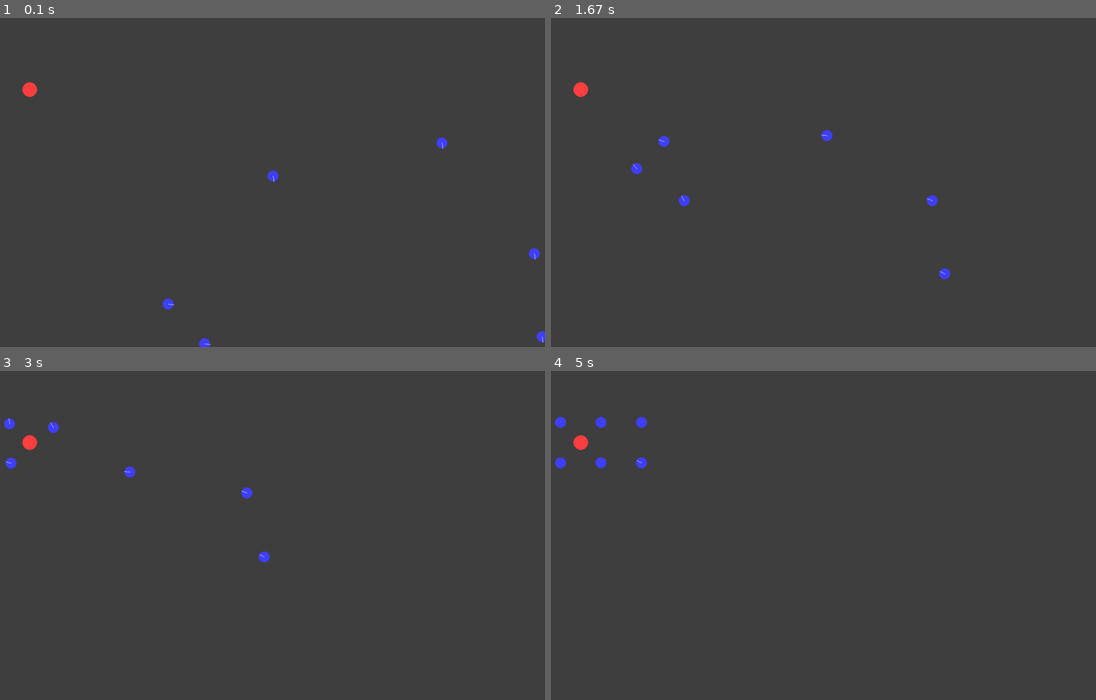
Above: before the commit, frames 1-4 (two rows, left to right).
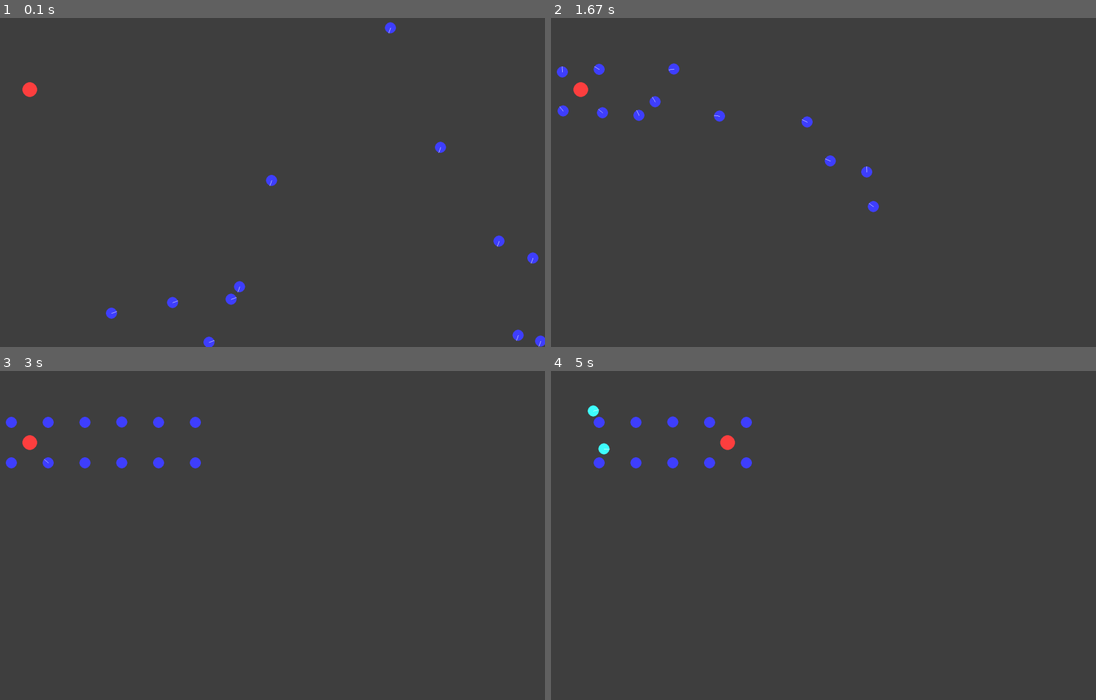
Above: after the commit, the same moments.

Repository: PierreSanson/Essaim_de_robots
Game: pygame game, started from code_2A/pygame/main.py
Same seed, same stepped clock (60 frames per second), same inputs: the game is played once before the commit and once after it.
Inputs:
- Up to frame 1 (0.1 s): no input
- Up to frame 2 (1.67 s): no input
- Up to frame 3 (3 s): no input
- Up to frame 4 (5 s): no input

The runs differ from the first frame. In frame 1, 0.7% of the frame differs, in the area x 19-100%, y 1-100%; in frame 2, 1.0%, in the area x 1-74%, y 13-80%; in frame 3, 0.8%; in frame 4, 1.0%.

Commit message:
added swarm control

Diff:
--- a/code_2A/pygame/bot.py
+++ b/code_2A/pygame/bot.py
@@ -12,11 +12,12 @@
         self.x = x
         self.y = y
         self.radius = radius
-        self.vel2D = np.asarray([0.1,0.1])
+        self.vel2D = np.asarray([0.0001,0.0001])
+        self.lastVel2D = np.asarray([0.0001,0.0001])
         self.objective = objective
         self.radiusDetection = radiusDetection
-        self.rotationSpeed = 10
-        self.speed = 5
+        self.rotationSpeed = 16
+        self.speed = 8
         self.groupObj = []
         self.detectedObj = []
         self.groupObjPoints = []
@@ -200,6 +201,7 @@
             if distObjective < 0.1:
                 self.ontoObjective = True
                 self.haveObjective = False
+                self.lastVel2D = self.vel2D
                 self.vel2D = np.asarray([0,0])
                 self.groupObj = []
                 self.groupObjPoints = []
@@ -366,7 +368,7 @@
         self.objective[0] = coord[0]
         self.objective[1] = coord[1]
         self.ontoObjective = False
-        self.vel2D = np.asarray([0.01,0.01])
+        self.vel2D = self.lastVel2D
 
 
 
--- a/code_2A/pygame/main.py
+++ b/code_2A/pygame/main.py
@@ -52,8 +52,8 @@
 room.addWall((StartX,EndY), (EndX,EndY))
 room.addWall((EndX,StartY), (EndX,EndY))
 def scenario2():
-    nbRefPointBots = 6
-    distRefPointBots = [110, 110]
+    nbRefPointBots = 12
+    distRefPointBots = [100, 110]
     refPointBots = []
 
     for i in range(nbRefPointBots):
@@ -63,6 +63,8 @@
     room.addObjects(refPointBots + [measurerBot])
 
     SC = sc.SwarmControl(measurerBot, refPointBots, distRefPointBots)
+
+    SC.initMove()
 
     run = True
     while run:
@@ -71,7 +73,7 @@
         for event in pygame.event.get():
             if event.type == pygame.QUIT:
                 run = False
-
+        SC.move()
         for obj in room.objects:
             if isinstance(obj, eb.ExplorerBot) or isinstance(obj, rpb.RefPointBot) or isinstance(obj, mb.MeasuringBot) or (isinstance(obj, bot.Obstacle) and obj.movable):
                 obj.move(surface1)
--- a/code_2A/pygame/swarmControl.py
+++ b/code_2A/pygame/swarmControl.py
@@ -2,14 +2,25 @@
 
 
 class SwarmControl():
-    def __init__(self, measuringBot, refPointBots, distRefPointBots = [110, 110]) :
-        self.distRefPointBots = [110, 110]
-        self.measuringBot = measuringBot
+    def __init__(self, measurerBot, refPointBots, distRefPointBots = [110, 110]) :
+        self.distRefPointBots = distRefPointBots
+        self.measurerBot = measurerBot
         self.refPointBots = {}
         self.nbRefPointBots = len(refPointBots)
+        self.orientation = 'h'
+        self.status = 0
+        self.nextMoves = [['straight', 2], ['turnRight', 2],  ['turnLeft',2 ], ['turnLeft', 2], ['turnLeft', 2], ['turnLeft',2], ['turnLeft',2], ['turnLeft',2], ['turnRight',2]]
+        # self.nextMoves = [['straight', 4], ['turnRight', 2]]
+        self.actualSequenceLength = 0
+        self.actualSequenceCount = 0
+        self.actualOneStepCount = 0
+        self.actualDeplacement = None
+        self.maxOneStepCount = (self.nbRefPointBots//2 - 2)
+        self.orientation = 'right'
+
         initObjectives = []
         for i in range(self.nbRefPointBots):
-            initObjectives.append((self.measuringBot.x + distRefPointBots[0]/2 + ((i-2)//2)*distRefPointBots[0], self.measuringBot.y - distRefPointBots[1]/2 + (i%2)*distRefPointBots[1]))
+            initObjectives.append((self.measurerBot.x + distRefPointBots[0]/2 + ((i-2)//2)*distRefPointBots[0], self.measurerBot.y - distRefPointBots[1]/2 + (i%2)*distRefPointBots[1]))
 
         robotsPlaced = []
         for i in range(self.nbRefPointBots):
@@ -27,3 +38,230 @@
         for i in range(self.nbRefPointBots):
             print('objective defined!')
             self.refPointBots[i].defineObjective(initObjectives[i])
+
+
+    def moveOneStepRefPointBots(self):
+        self.refPointBots[0].color = (0,255,255)
+        self.refPointBots[1].color = (0,255,255)
+        for i in range(2):
+            if self.orientation == 'right':
+                self.refPointBots[i].defineObjective((self.measurerBot.x + self.distRefPointBots[0]/2 + (self.actualOneStepCount + 1)*self.distRefPointBots[0],
+                    self.measurerBot.y - self.distRefPointBots[1]/2 + (i%2)*self.distRefPointBots[1]))
+
+            if self.orientation == 'down':
+                self.refPointBots[i].defineObjective((self.measurerBot.x - self.distRefPointBots[0]/2 + ((1-i)%2)*self.distRefPointBots[0],
+                    self.measurerBot.y + self.distRefPointBots[1]/2 + (self.actualOneStepCount + 1)*self.distRefPointBots[1]))
+
+            if self.orientation == 'left':
+                self.refPointBots[i].defineObjective((self.measurerBot.x - self.distRefPointBots[0]/2 - (self.actualOneStepCount + 1)*self.distRefPointBots[0],
+                    self.measurerBot.y - self.distRefPointBots[1]/2 + ((i)%2)*self.distRefPointBots[1]))
+
+            if self.orientation == 'up':
+                self.refPointBots[i].defineObjective((self.measurerBot.x + self.distRefPointBots[0]/2 - ((1-i)%2)*self.distRefPointBots[0],
+                    self.measurerBot.y - self.distRefPointBots[1]/2 - (self.actualOneStepCount + 1)*self.distRefPointBots[1]))
+
+        robotsTemp = [self.refPointBots[0],self.refPointBots[1]]
+        for i in range(self.nbRefPointBots-2):
+            self.refPointBots[i] = self.refPointBots[i+2]
+        self.refPointBots[self.nbRefPointBots-1] = robotsTemp[1]
+        self.refPointBots[self.nbRefPointBots-2] = robotsTemp[0]
+
+    def moveOneStepRefPointBots2(self, shift):
+        for i in range(self.nbRefPointBots - 4 - shift):
+            self.refPointBots[i].defineObjective((self.measurerBot.x + (i//2 +1/2)*self.distRefPointBots[0] + self.distRefPointBots[0],
+            self.measurerBot.y - self.distRefPointBots[1]/2 + (i%2)*self.distRefPointBots[1]))
+
+        robotsTemp = [self.refPointBots[i] for i in range(self.nbRefPointBots - 4 - shift)]
+        print(shift)
+        for i in range(4 + shift):
+            self.refPointBots[i] = self.refPointBots[i+self.nbRefPointBots-shift-4]
+        for i in range(self.nbRefPointBots - 4 - shift):
+            self.refPointBots[self.nbRefPointBots-i] = robotsTemp[-i-1]
+
+
+    def moveOneStepMeasurerBot(self, lenMove):
+        if self.orientation == 'right':
+            self.measurerBot.defineObjective((self.measurerBot.x + (lenMove-2)*(self.distRefPointBots[0]), self.measurerBot.y))
+        if self.orientation == 'down':
+            self.measurerBot.defineObjective((self.measurerBot.x , self.measurerBot.y + (lenMove-2)*(self.distRefPointBots[1])))
+        if self.orientation == 'left':
+            self.measurerBot.defineObjective((self.measurerBot.x - (lenMove-2)*(self.distRefPointBots[0]), self.measurerBot.y))
+        if self.orientation == 'up':
+            self.measurerBot.defineObjective((self.measurerBot.x , self.measurerBot.y - (lenMove-2)*(self.distRefPointBots[1])))
+
+    def checkMovingRefPointBots(self):
+        for key in self.refPointBots:
+            if self.refPointBots[key].haveObjective:
+                return True
+        return False
+
+    def checkMovingMeasurerBot(self):
+        if self.measurerBot.haveObjective:
+            return True
+        return False
+
+    def moveOneStraight(self):
+
+        if self.actualSequenceCount <= self.actualSequenceLength and self.actualOneStepCount == self.maxOneStepCount  and  not self.checkMovingRefPointBots():
+            self.refPointBots[self.nbRefPointBots-1].color = (0,0,255)
+            self.refPointBots[self.nbRefPointBots-2].color = (0,0,255)
+            if self.actualSequenceCount == self.actualSequenceLength:
+                print(self.actualSequenceLength%(self.nbRefPointBots//2 -2))
+                if self.actualSequenceLength%(self.nbRefPointBots//2 -2) == 0:
+                    self.moveOneStepMeasurerBot(self.nbRefPointBots//2)
+                else :
+                    self.moveOneStepMeasurerBot(self.actualSequenceLength%(self.nbRefPointBots//2 -2) +2)
+                return False
+            if self.actualSequenceLength - self.actualSequenceCount <= self.nbRefPointBots//2 - 2:
+
+                self.moveOneStepMeasurerBot(self.nbRefPointBots//2)
+                self.maxOneStepCount = self.actualSequenceLength - self.actualSequenceCount
+                self.actualOneStepCount = 0
+            else:
+                self.moveOneStepMeasurerBot(self.nbRefPointBots//2)
+                self.actualOneStepCount = (self.nbRefPointBots//2) - 2
+                self.actualOneStepCount = 0
+
+        elif self.actualOneStepCount == 0 and not self.checkMovingMeasurerBot():
+            self.moveOneStepRefPointBots()
+            self.actualOneStepCount += 1
+            self.actualSequenceCount += 1
+
+        elif self.actualOneStepCount > 0 and self.actualOneStepCount < self.maxOneStepCount and not self.checkMovingRefPointBots() and not self.checkMovingMeasurerBot():
+            self.refPointBots[self.nbRefPointBots-1].color = (0,0,255)
+            self.refPointBots[self.nbRefPointBots-2].color = (0,0,255)
+            self.moveOneStepRefPointBots()
+            self.actualOneStepCount += 1
+            self.actualSequenceCount += 1
+        return True
+
+    def moveOneStraight2(self):
+
+        if self.actualSequenceCount <= self.actualSequenceLength and self.actualOneStepCount == 1 and  not self.checkMovingRefPointBots():
+            if self.actualSequenceCount == self.actualSequenceLength:
+                self.moveOneStepMeasurerBot(self.actualSequenceLength%(self.nbRefPointBots//2))
+                return False
+            if self.actualSequenceLength - self.actualSequenceCount <= self.nbRefPointBots//2:
+
+                self.moveOneStepMeasurerBot(self.nbRefPointBots//2)
+                self.actualOneStepCount = 0
+            else:
+                self.moveOneStepMeasurerBot(self.nbRefPointBots//2)
+                self.actualOneStepCount = 0
+
+        elif self.actualOneStepCount == 0 and not self.checkMovingMeasurerBot():
+            if self.actualSequenceLength - self.actualSequenceCount <= self.nbRefPointBots -4:
+                self.moveOneStepRefPointBots2(self.nbRefPointBots -4 -self.actualSequenceLength + self.actualSequenceCount)
+                self.actualOneStepCount += 1
+                self.actualSequenceCount = self.actualSequenceLength
+            else:
+                self.moveOneStepRefPointBots2(0)
+                self.actualOneStepCount += 1
+                self.actualSequenceCount += self.nbRefPointBots -4
+        return True
+
+    def turnRight(self):
+
+        if self.orientation == 'right':
+            self.orientation = 'down'
+            robotTemp = self.refPointBots[self.nbRefPointBots- 1 - 2]
+            self.refPointBots[self.nbRefPointBots- 1 - 2] = self.refPointBots[self.nbRefPointBots- 1 - 1]
+            self.refPointBots[self.nbRefPointBots- 1 - 1] = robotTemp
+
+        elif self.orientation == 'down':
+            self.orientation = 'left'
+            robotTemp = self.refPointBots[self.nbRefPointBots- 1 - 2]
+            self.refPointBots[self.nbRefPointBots- 1 - 2] = self.refPointBots[self.nbRefPointBots- 1 - 1]
+            self.refPointBots[self.nbRefPointBots- 1 - 1] = robotTemp
+
+
+        elif self.orientation == 'left':
+            self.orientation = 'up'
+            robotTemp = self.refPointBots[self.nbRefPointBots- 1 - 0]
+            self.refPointBots[self.nbRefPointBots- 1 - 0] = self.refPointBots[self.nbRefPointBots- 1 - 3]
+            self.refPointBots[self.nbRefPointBots- 1 - 3] = robotTemp
+
+        elif self.orientation == 'up':
+            self.orientation = 'right'
+            robotTemp = self.refPointBots[self.nbRefPointBots- 1 - 2]
+            self.refPointBots[self.nbRefPointBots- 1 - 2] = self.refPointBots[self.nbRefPointBots- 1 - 1]
+            self.refPointBots[self.nbRefPointBots- 1 - 1] = robotTemp
+
+
+        self.maxOneStepCount = self.actualSequenceLength
+        if self.actualSequenceLength == 0 or self.actualSequenceLength >= self.nbRefPointBots//2 - 2:
+            self.actualSequenceLength = self.nbRefPointBots//2 - 2
+            self.maxOneStepCount = self.nbRefPointBots//2 - 2
+
+        self.actualDeplacement = self.moveOneStraight
+
+    def turnLeft(self):
+
+        if self.orientation == 'right':
+            self.orientation = 'up'
+            robotTemp = self.refPointBots[self.nbRefPointBots- 1 - 0]
+            self.refPointBots[self.nbRefPointBots- 1 - 0] = self.refPointBots[self.nbRefPointBots- 1 - 3]
+            self.refPointBots[self.nbRefPointBots- 1 - 3] = robotTemp
+
+        elif self.orientation == 'down':
+            self.orientation = 'right'
+            robotTemp = self.refPointBots[self.nbRefPointBots- 1 - 0]
+            self.refPointBots[self.nbRefPointBots- 1 - 0] = self.refPointBots[self.nbRefPointBots- 1 - 3]
+            self.refPointBots[self.nbRefPointBots- 1 - 3] = robotTemp
+
+
+        elif self.orientation == 'left':
+            self.orientation = 'down'
+
+            robotTemp = self.refPointBots[self.nbRefPointBots- 1 - 2]
+            self.refPointBots[self.nbRefPointBots- 1 - 2] = self.refPointBots[self.nbRefPointBots- 1 - 1]
+            self.refPointBots[self.nbRefPointBots- 1 - 1] = robotTemp
+
+        elif self.orientation == 'up':
+            self.orientation = 'left'
+            robotTemp = self.refPointBots[self.nbRefPointBots- 1 - 0]
+            self.refPointBots[self.nbRefPointBots- 1 - 0] = self.refPointBots[self.nbRefPointBots- 1 - 3]
+            self.refPointBots[self.nbRefPointBots- 1 - 3] = robotTemp
+
+
+        self.maxOneStepCount = self.actualSequenceLength
+        if self.actualSequenceLength == 0 or self.actualSequenceLength >= self.nbRefPointBots//2 - 2:
+            self.actualSequenceLength = self.nbRefPointBots//2 - 2
+            self.maxOneStepCount = self.nbRefPointBots//2 - 2
+
+        self.actualDeplacement = self.moveOneStraight
+
+    def move(self):
+        if self.actualDeplacement():
+            pass
+        else :
+            if len(self.nextMoves) > 0:
+                self.nextMoves.pop(0)
+
+            if len(self.nextMoves) > 0:
+
+                self.actualSequenceCount = 0
+                self.actualOneStepCount = 0
+                self.actualSequenceLength = self.nextMoves[0][1]
+                if self.nextMoves[0][0] == 'straight':
+                    if self.actualSequenceLength < self.nbRefPointBots//2 - 2:
+                        self.maxOneStepCount = self.actualSequenceLength
+                    else:
+                        self.maxOneStepCount = self.nbRefPointBots//2 - 2
+                    self.actualDeplacement = self.moveOneStraight
+                elif self.nextMoves[0][0] == 'turnRight':
+                    self.turnRight()
+                elif self.nextMoves[0][0] == 'turnLeft':
+                    self.turnLeft()
+            else:
+                self.actualDeplacement = self.void
+
+    def initMove(self):
+        self.actualSequenceCount = 0
+        self.actualOneStepCount = (self.nbRefPointBots//2 - 2)
+        self.actualSequenceLength = self.nextMoves[0][1]
+        if self.nextMoves[0][0] == 'straight':
+            self.actualDeplacement = self.moveOneStraight
+
+    def void(self):
+        pass
